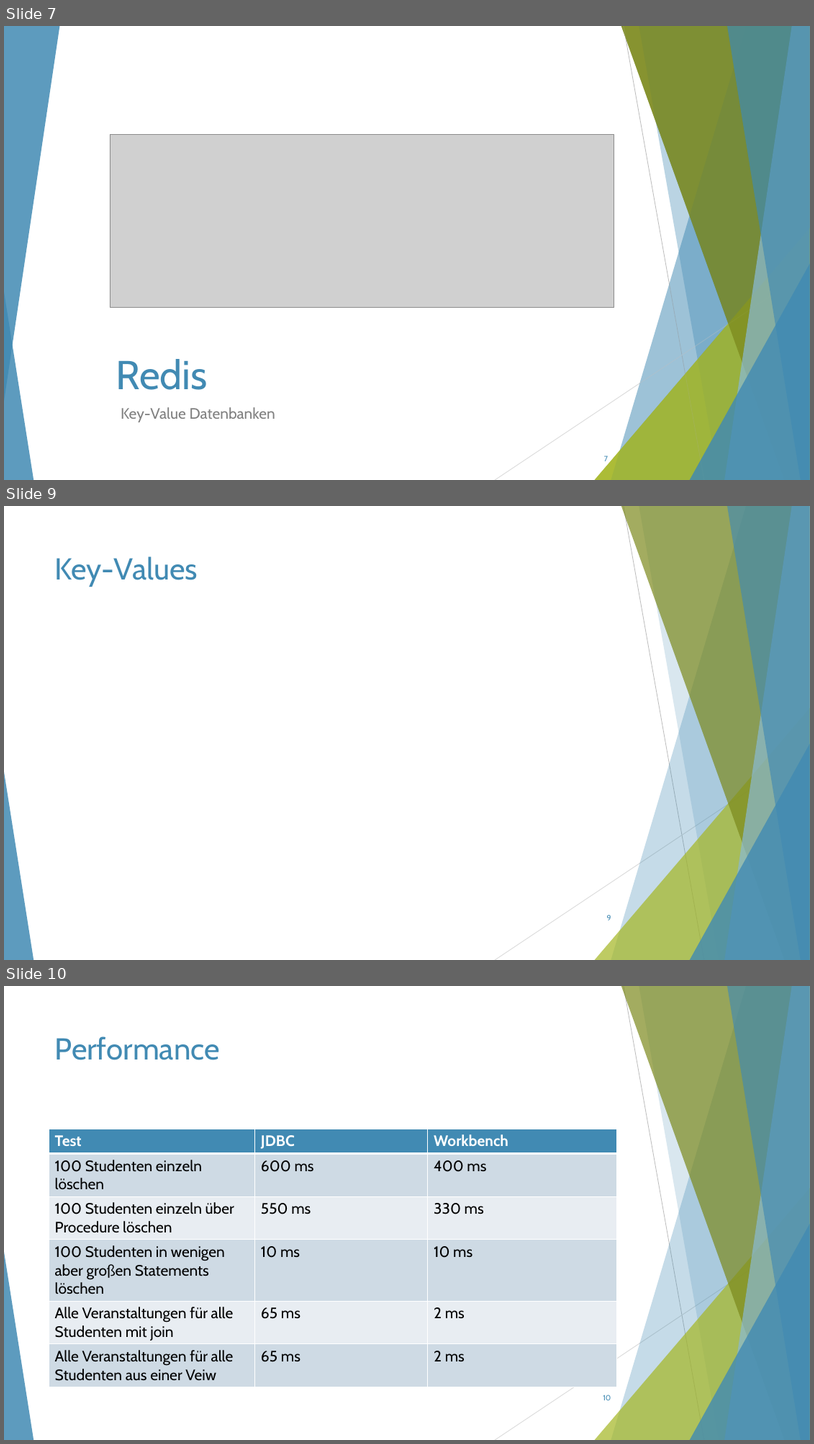
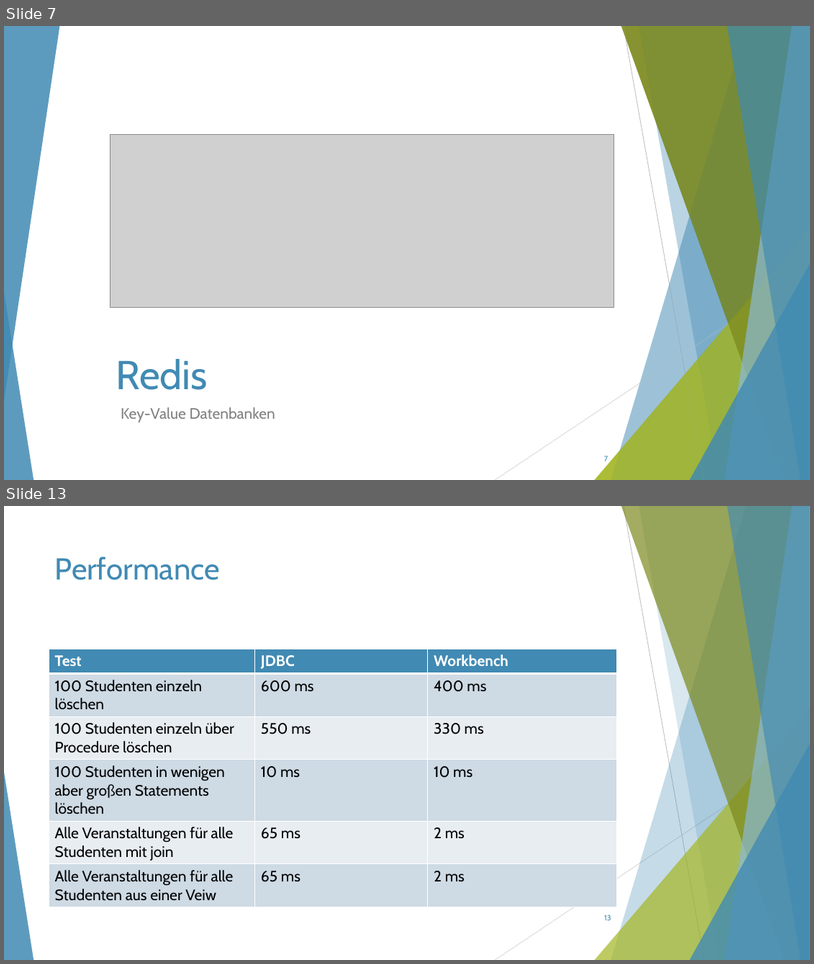
Before and after one commit to ThorbenKonopka/ModerneDB, a slide deck: Präsentation.pptx. Shown one above the other, each under a label of ours: slides 7, 9 and 10 before the commit, slides 7 and 13 after it; the slides between them are not shown. The pictures are 814x1444 and 814x964 pixels, drawn with LibreOffice and Linux fonts; fonts in the diff are those of the drawing; grey boxes stand for pictures. Boxes give left, top, right and bottom in pixels: in the first picture for what was removed or moved away, otherwise in the second. Text is boxed around its words. In the diff, an @@ line names an element or a change of style, - is before the commit and + after.

```diff
--- a/Präsentation.pptx
+++ b/Präsentation.pptx
@@ slide 9 removed at [4, 506, 810, 960], background #FFFFFF; not listed: 10 template elements that a slide beside it also shows @@
@@ title removed at [55, 556, 198, 587] @@
-Key-Values
@@ page number removed at [607, 914, 612, 920] @@
-9
@@ what was slide 10 is now slide 13 @@
@@ page number at [604, 914, 611, 920]: text changed @@
-10
+13
```
Also in this commit, not shown: 2 slides changed, 9 slides added, 2 other slides removed.
